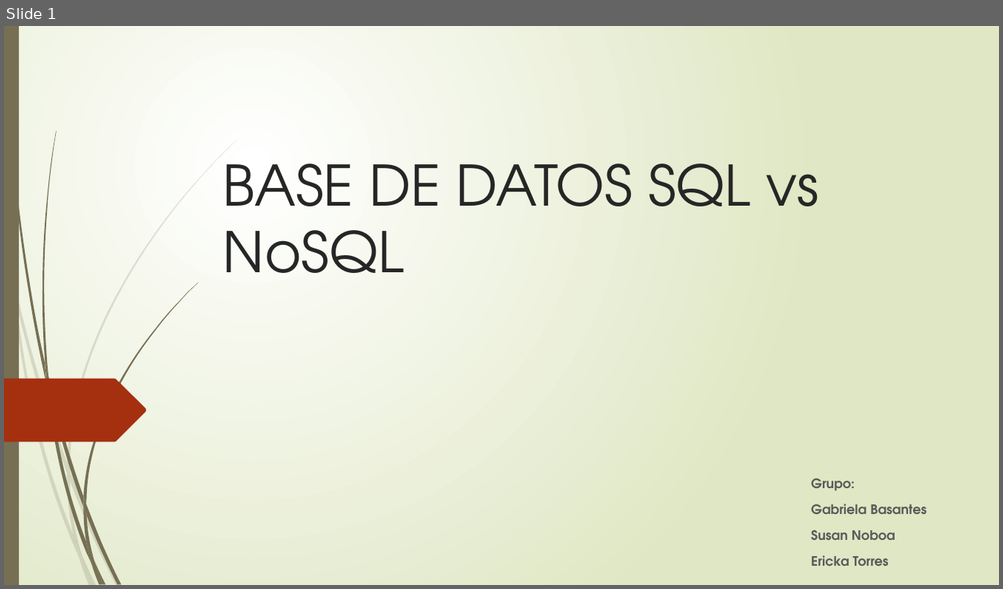
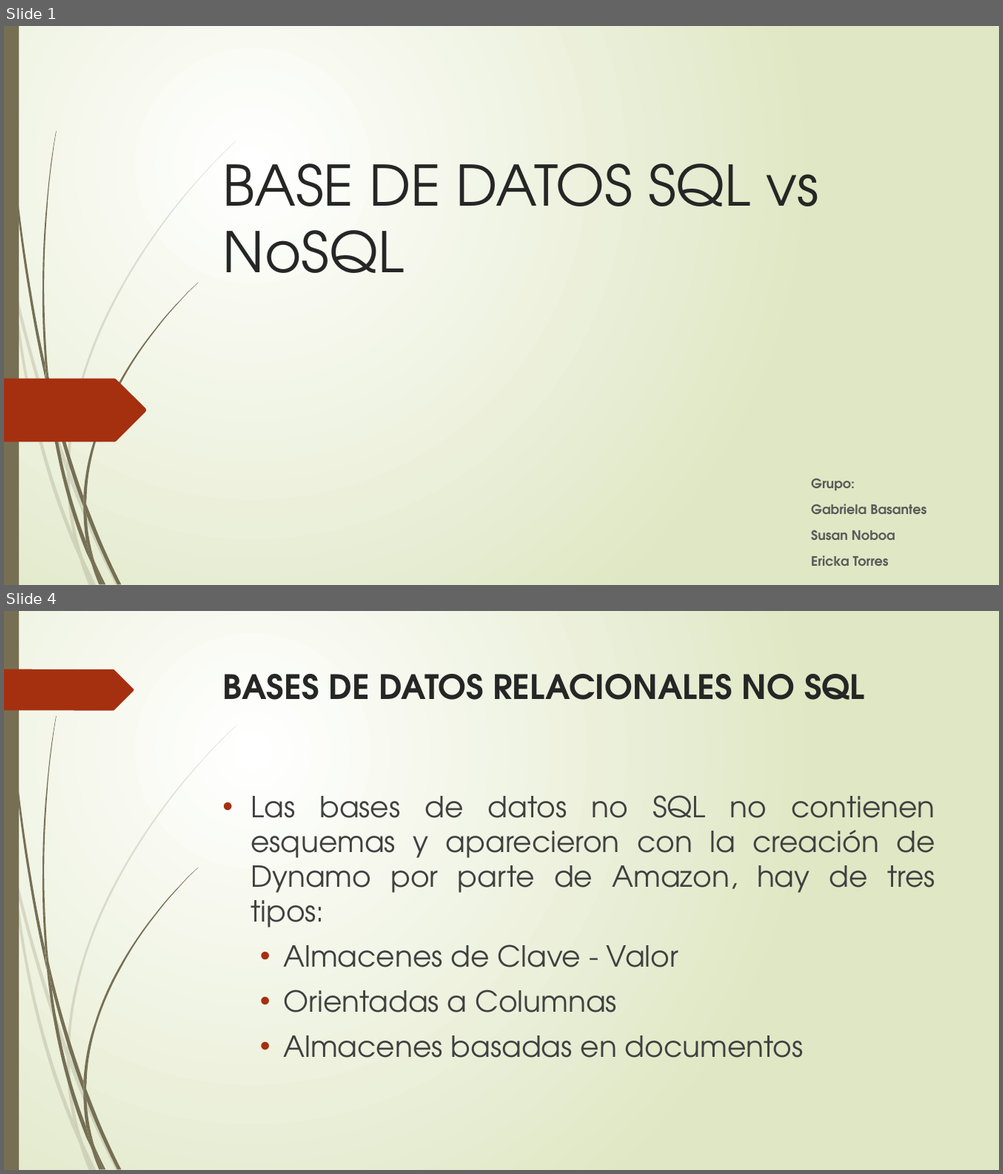
Before and after one commit to Ericka1/Taller-3, a slide deck: BASE DE DATOS SQL vs NoSQL.pptx. Shown one above the other, each under a label of ours: slide 1 before the commit, slides 1 and 4 after it; the slides between them are not shown. The pictures are 1003x589 and 1003x1174 pixels, drawn with LibreOffice and Linux fonts; fonts in the diff are those of the drawing. Boxes give left, top, right and bottom in pixels: in the first picture for what was removed or moved away, otherwise in the second. Text is boxed around its words. In the diff, an @@ line names an element or a change of style, - is before the commit and + after.

```diff
--- a/BASE DE DATOS SQL vs NoSQL.pptx
+++ b/BASE DE DATOS SQL vs NoSQL.pptx
@@ slide 4 added at (4,611,999,1170), background gradient #FFFFFF to #DFE8C4; not listed: 23 template elements that a slide beside it also shows @@
@@ freeform shape added at (4,669,134,710), fill #A53010 @@
@@ title added at (223,674,865,700), 32.4 pt, text #262626, bold @@
+BASES DE DATOS RELACIONALES NO SQL
@@ text added at (250,795,935,1058), 28 pt, text #404040 @@
+• Las bases de datos no SQL no contienen esquemas y aparecieron con la creación de Dynamo por parte de Amazon, hay de tres tipos:
+  • Almacenes de Clave - Valor
+  • Orientadas a Columnas
+  • Almacenes basadas en documentos
```
Also in this commit, not shown: 5 other slides added, 3 slides removed, 2 other files.
